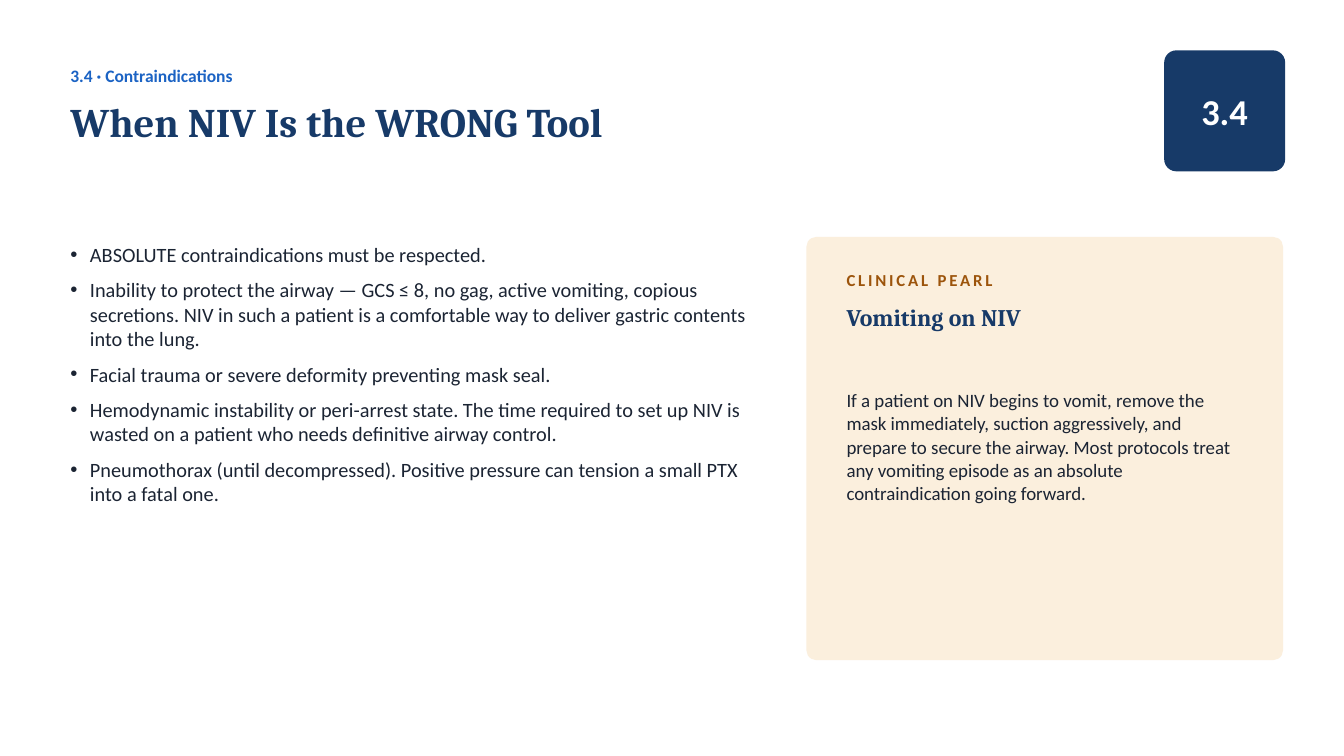
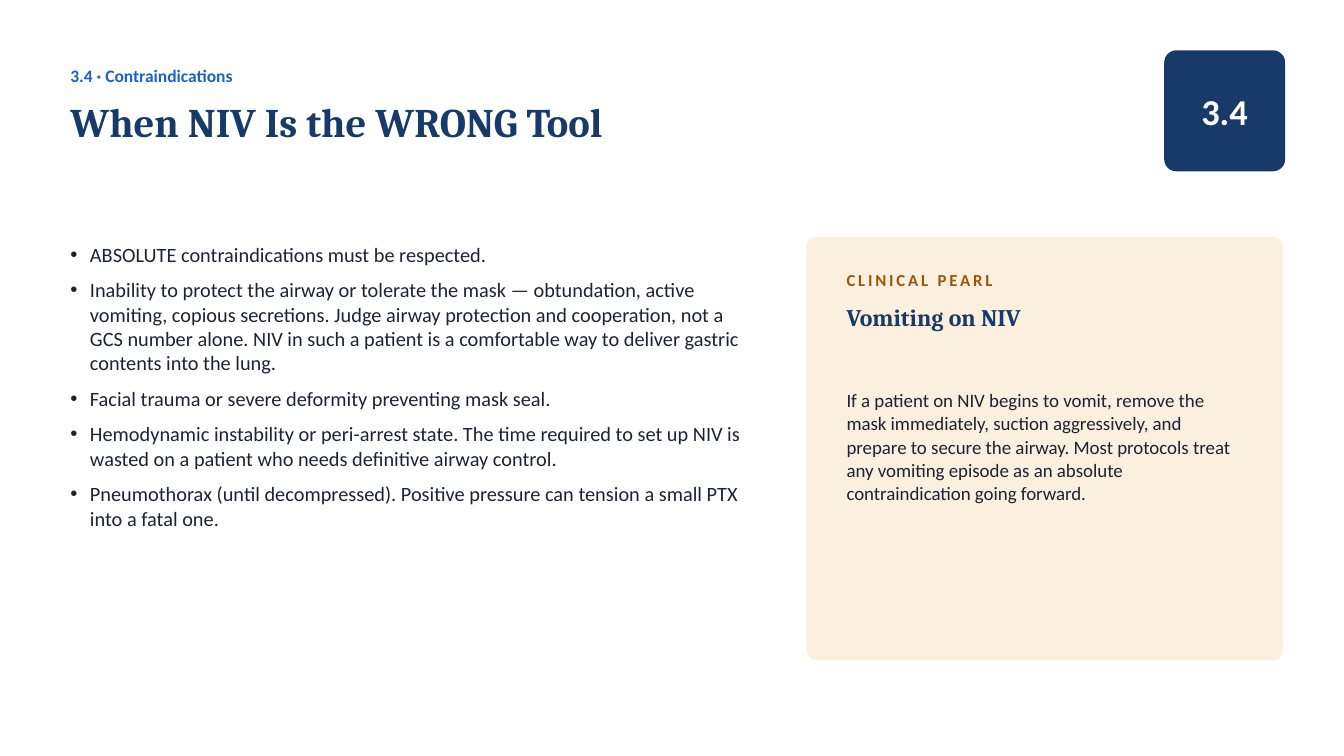
Before and after one commit to amr-kc-protocols/CES, a slide deck: slide 42 of public/decks/ventilator-academy-full-course.pptx. Drawn at 1344x756 pixels with LibreOffice and Linux fonts; fonts in the diff are those of the drawing. Boxes give left, top, right and bottom in pixels: in the first picture for what was removed or moved away, otherwise in the second. Text is boxed around its words. In the diff, an @@ line names an element or a change of style, - is before the commit and + after.

```diff
--- a/public/decks/ventilator-academy-full-course.pptx
+++ b/public/decks/ventilator-academy-full-course.pptx
@@ text at [90,283,739,374]: text changed @@
-• Inability to protect the airway — GCS ≤ 8, no gag, active vomiting, copious secretions. NIV in such a patient is a comfortable way to deliver gastric contents into the lung.
+• Inability to protect the airway or tolerate the mask — obtundation, active vomiting, copious secretions. Judge airway protection and cooperation, not a GCS number alone. NIV in such a patient is a comfortable way to deliver gastric contents into the lung.
```
Also in this commit, not shown: 27 other slides changed, 2 slides added.
